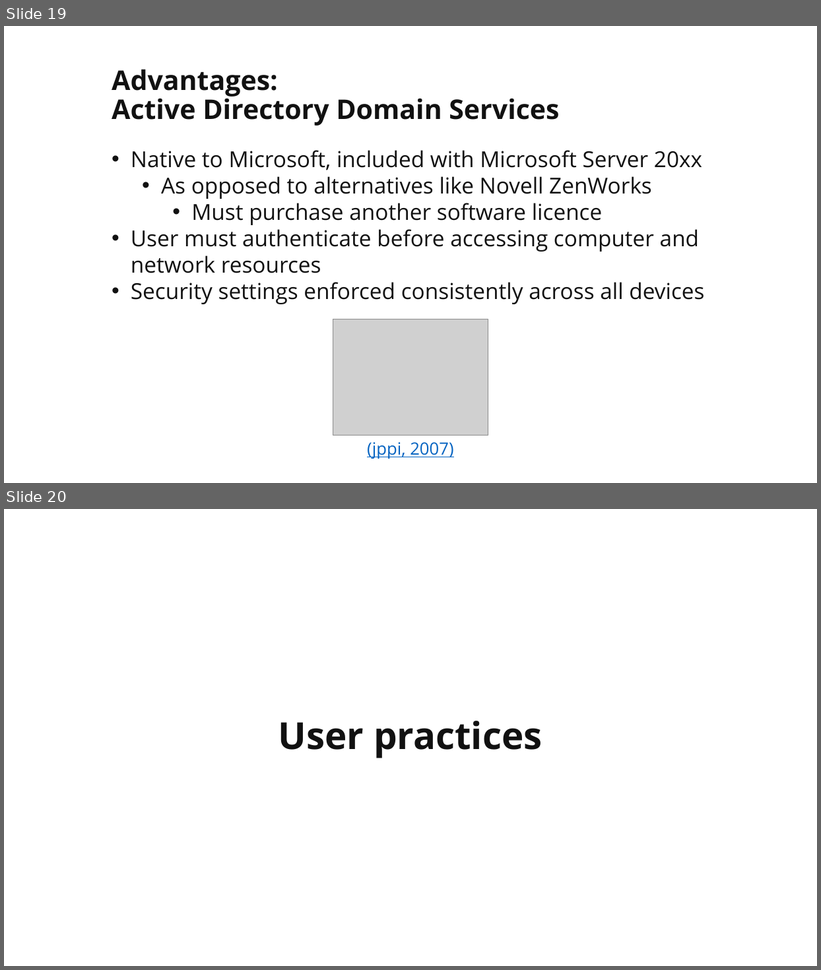
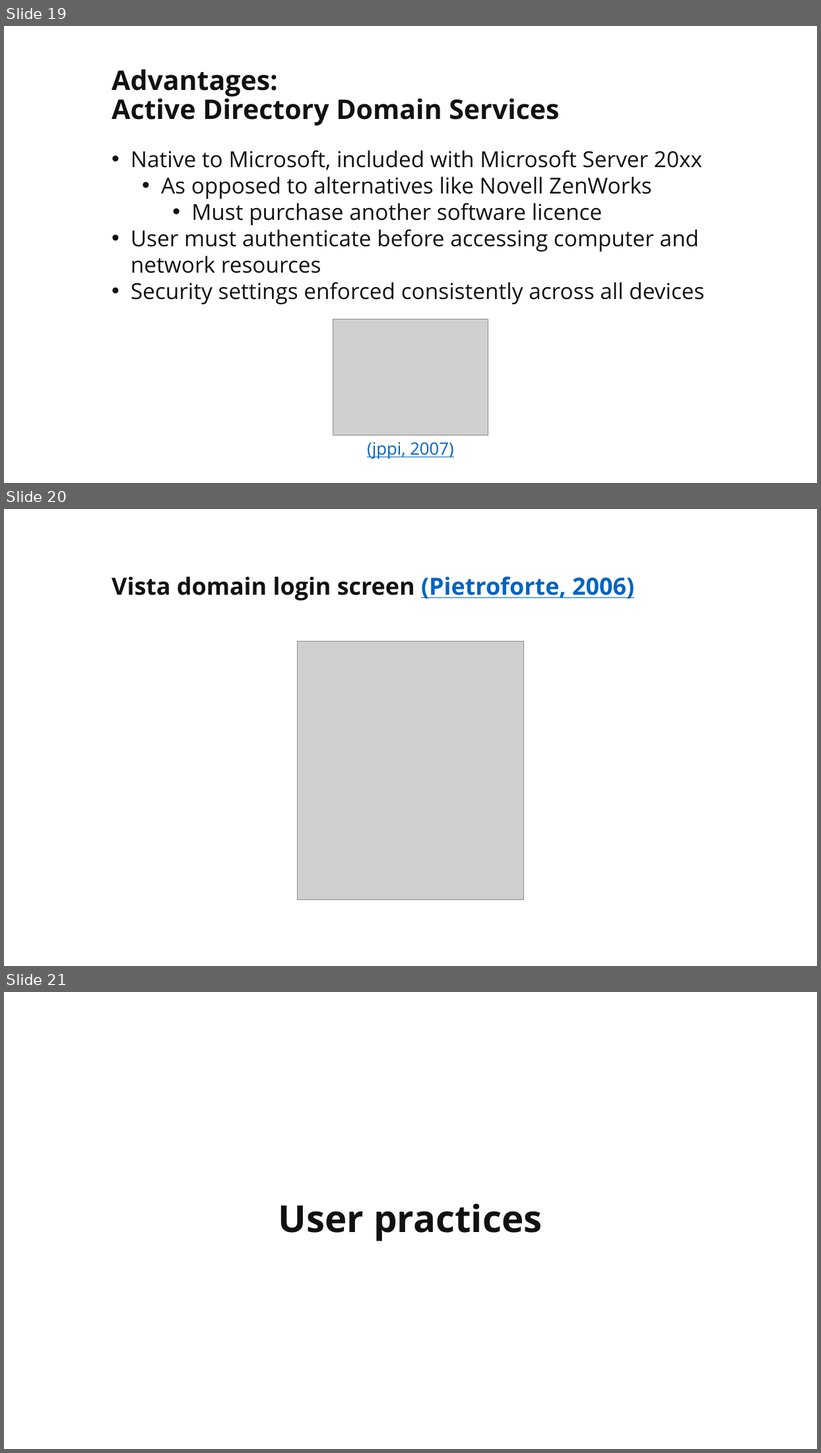
Before and after one commit to martymcflywa/ecu, a slide deck: year_1/sem_2/CSI1101_computer_security/0b_assignment_2_[22MAY15_0900]/dev/CSI1101_PONCE_A2_v03.pptx. Shown one above the other, each under a label of ours: slides 19 and 20 before the commit, slides 19, 20 and 21 after it. The pictures are 821x970 and 821x1453 pixels, drawn with LibreOffice and Linux fonts; fonts in the diff are those of the drawing; grey boxes stand for pictures. Boxes give left, top, right and bottom in pixels: in the first picture for what was removed or moved away, otherwise in the second. Text is boxed around its words. In the diff, an @@ line names an element or a change of style, - is before the commit and + after.

```diff
--- a/year_1/sem_2/CSI1101_computer_security/0b_assignment_2_[22MAY15_0900]/dev/CSI1101_PONCE_A2_v03.pptx
+++ b/year_1/sem_2/CSI1101_computer_security/0b_assignment_2_[22MAY15_0900]/dev/CSI1101_PONCE_A2_v03.pptx
@@ slide 20 added at (x1=4, y1=509, x2=817, y2=966), background #FFFFFF @@
@@ title added at (x1=112, y1=576, x2=634, y2=601), 28 pt, text #111111, bold @@
+Vista domain login screen (Pietroforte, 2006)
@@ picture added at (x1=298, y1=642, x2=523, y2=900) @@
@@ what was slide 20 is now slide 21 @@
```
Also in this commit, not shown: 5 slides changed, 4 other slides added, 5 slides removed, 2 other files.
